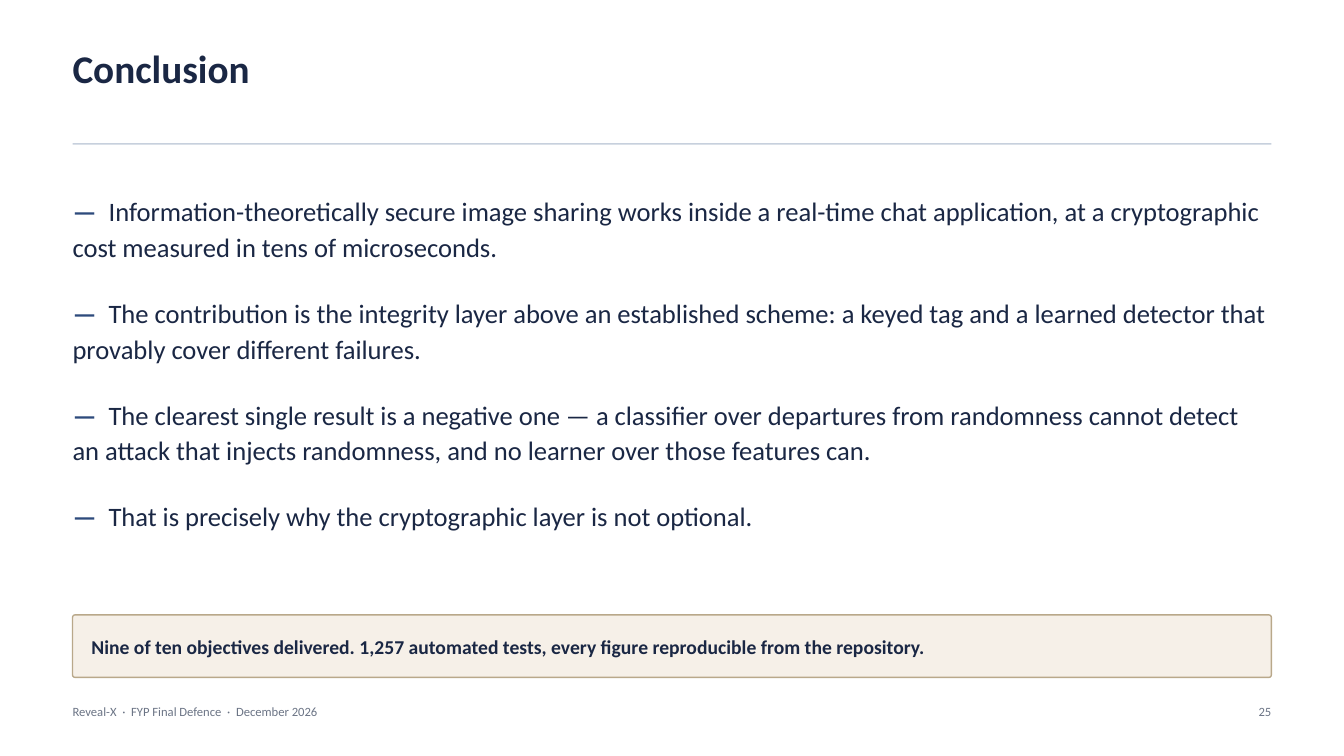
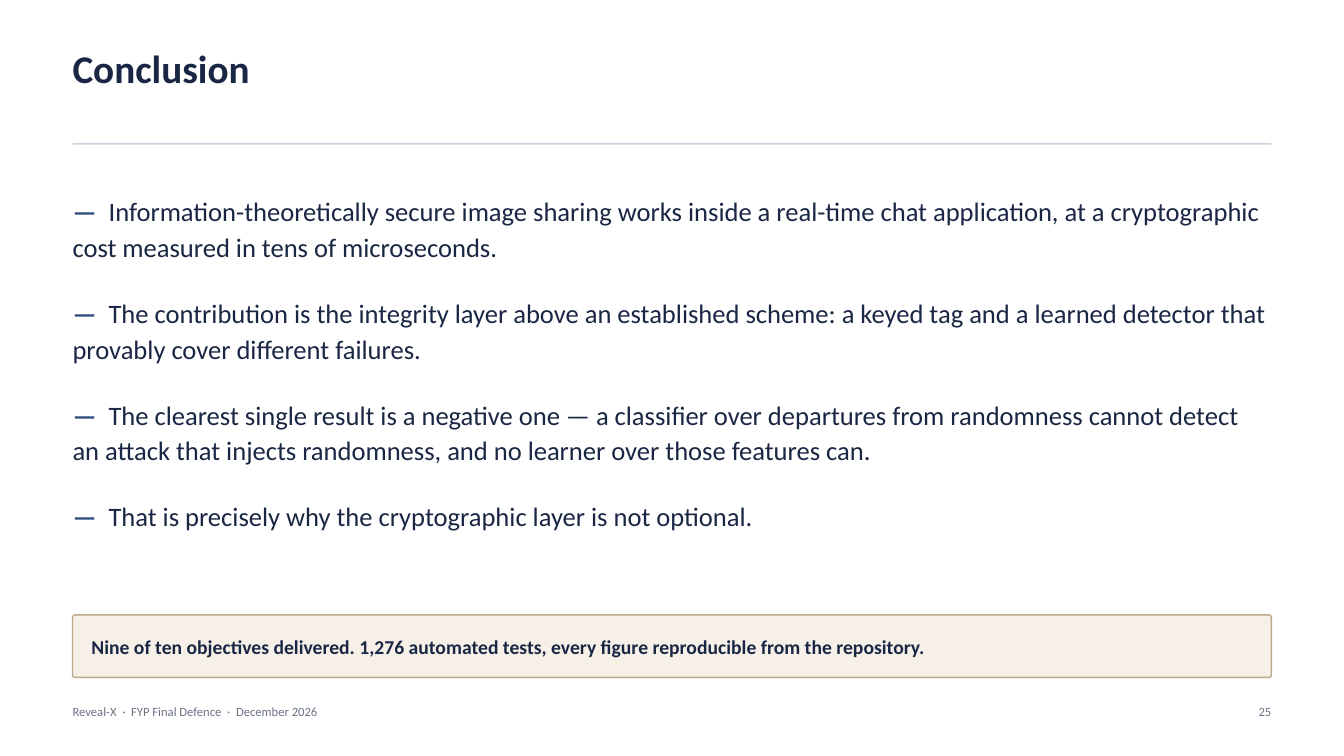
Before and after one commit to 1337PAIN/Reveal-X-chat, a slide deck: slide 25 of Reveal-X_FYP_Presentation.pptx. Drawn at 1344x756 pixels with LibreOffice and Linux fonts; fonts in the diff are those of the drawing. Boxes give left, top, right and bottom in pixels: in the first picture for what was removed or moved away, otherwise in the second. Text is boxed around its words. In the diff, an @@ line names an element or a change of style, - is before the commit and + after.

```diff
--- a/Reveal-X_FYP_Presentation.pptx
+++ b/Reveal-X_FYP_Presentation.pptx
@@ text in rounded rectangle at (x1=91, y1=640, x2=924, y2=658): text changed @@
-Nine of ten objectives delivered. 1,257 automated tests, every figure reproducible from the repository.
+Nine of ten objectives delivered. 1,276 automated tests, every figure reproducible from the repository.
```
Also in this commit, not shown: 2 other slides changed, 3 other files.
